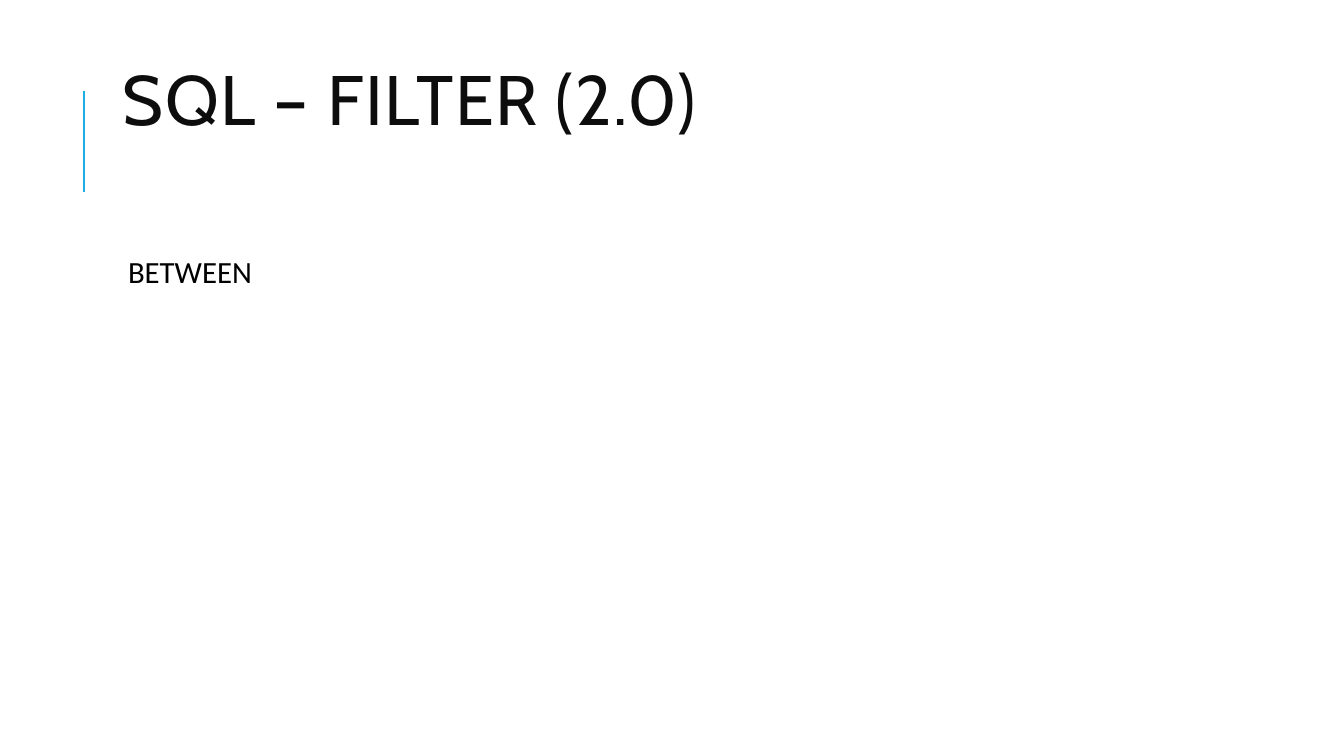
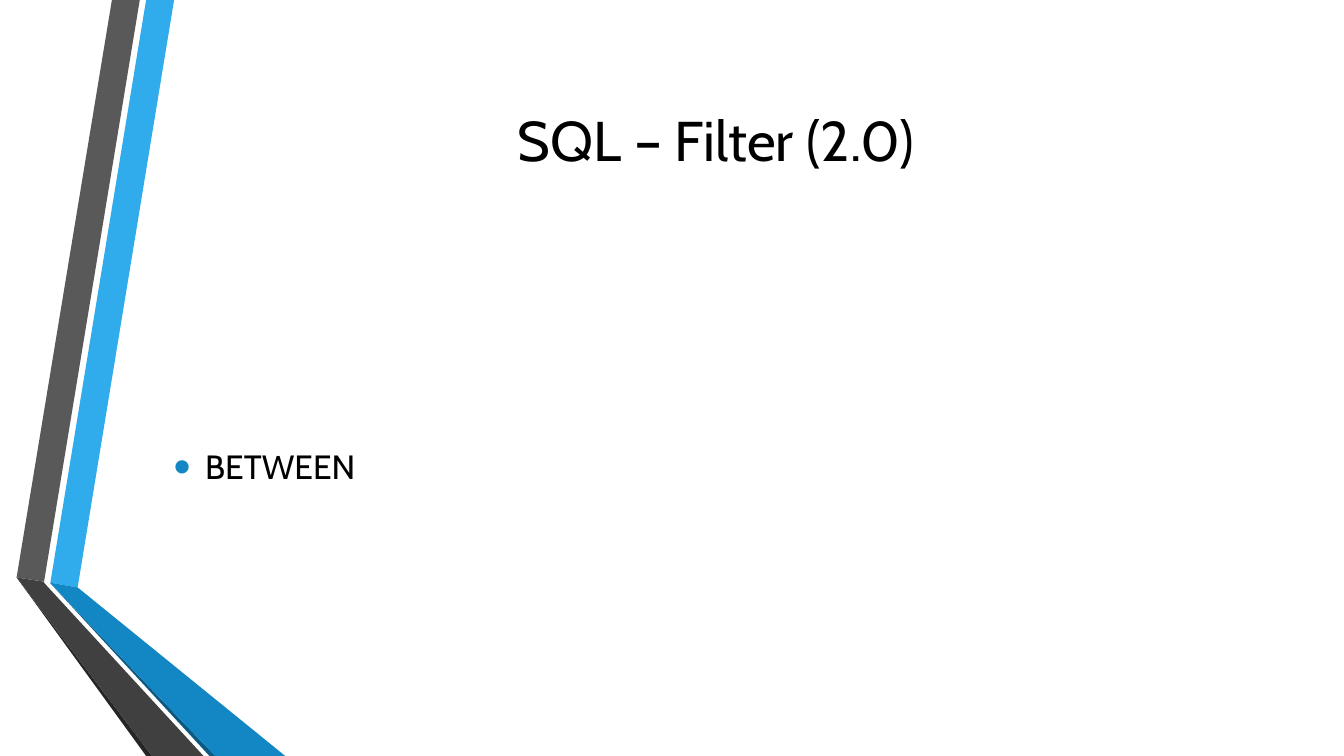
Before and after one commit to TomG007/gis5577, a slide deck: slide 13 of SQL.pptx. Drawn at 1344x756 pixels with LibreOffice and Linux fonts; fonts in the diff are those of the drawing; background and template pictures are left out. Boxes give left, top, right and bottom in pixels: in the first picture for what was removed or moved away, otherwise in the second. Text is boxed around its words. In the diff, an @@ line names an element or a change of style, - is before the commit and + after.

```diff
--- a/SQL.pptx
+++ b/SQL.pptx
@@ line removed from (84, 192) to (84, 91) @@
@@ title at [518, 119, 913, 169]: text changed; size 50 to 40 pt; text colour #0D0D0D to #000000 @@
-SQL – FILTER (2.0)
+SQL – Filter (2.0)
@@ text "BETWEEN": place and size @@
-text "BETWEEN" at [128, 263, 252, 283]
+text "BETWEEN" at [205, 455, 355, 479]
@@ text "BETWEEN" at [205, 455, 355, 479]: size 22 to 24 pt, font Calibri to Cabin; bullet   to •; line spacing 0.9 to 1; less space between paragraphs; bullet colour #1CADE4 to #1287C3; vertical alignment top to middle @@
@@ group added at [16, 0, 285, 756]: 6 freeform shapes @@
```
Also in this commit, not shown: 17 other slides changed, 3 other files.
